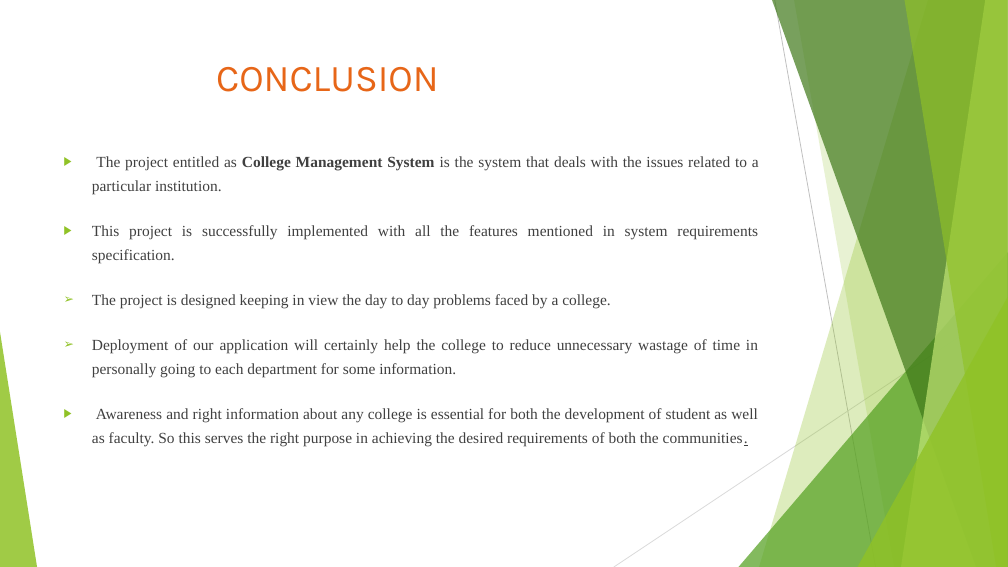
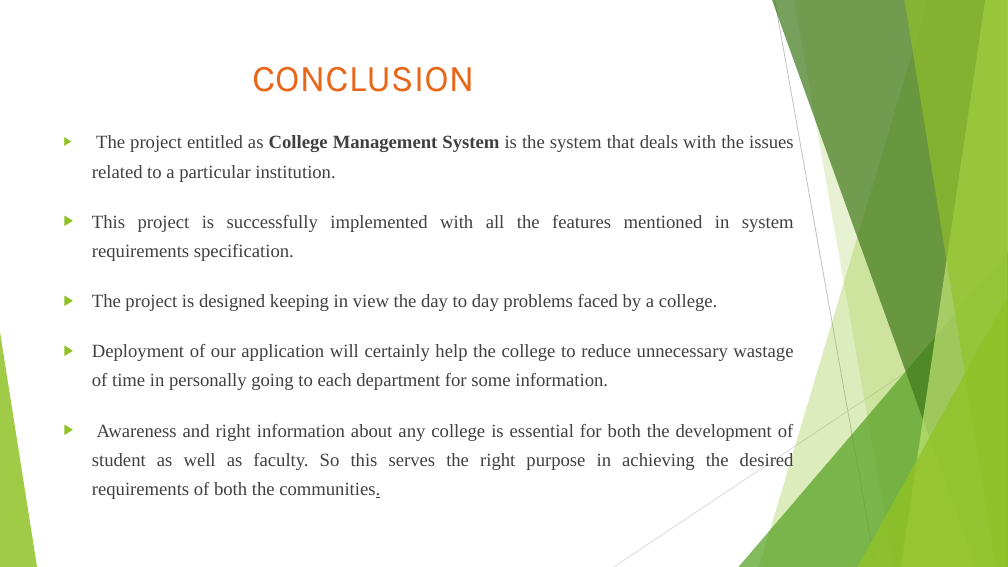
Before and after one commit to mohanabalaji/College_Management_System, a slide deck: slide 9 of PROJECT WORK PRESENTATION.pptx (slide 10 before the commit). Drawn at 1008x567 pixels with LibreOffice and Linux fonts; fonts in the diff are those of the drawing. Boxes give left, top, right and bottom in pixels: in the first picture for what was removed or moved away, otherwise in the second. Text is boxed around its words. In the diff, an @@ line names an element or a change of style, - is before the commit and + after.

```diff
--- a/PROJECT WORK PRESENTATION.pptx
+++ b/PROJECT WORK PRESENTATION.pptx
@@ title "CONCLUSION": place and size @@
-title "CONCLUSION" at <box>216,67,439,92</box>
+title "CONCLUSION" at <box>252,67,475,92</box>
@@ text "The project entitled as College ...": place and size @@
-text "The project entitled as College ..." at <box>92,156,759,447</box>
+text "The project entitled as College ..." at <box>92,135,794,499</box>
@@ text "The project entitled as College ..." at <box>92,135,794,499</box>: size 14.7 to 17.8 pt; bullet ➢ to ▶ @@
```
Also in this commit, not shown: 4 other slides changed, 5 slides added, 3 slides removed.
